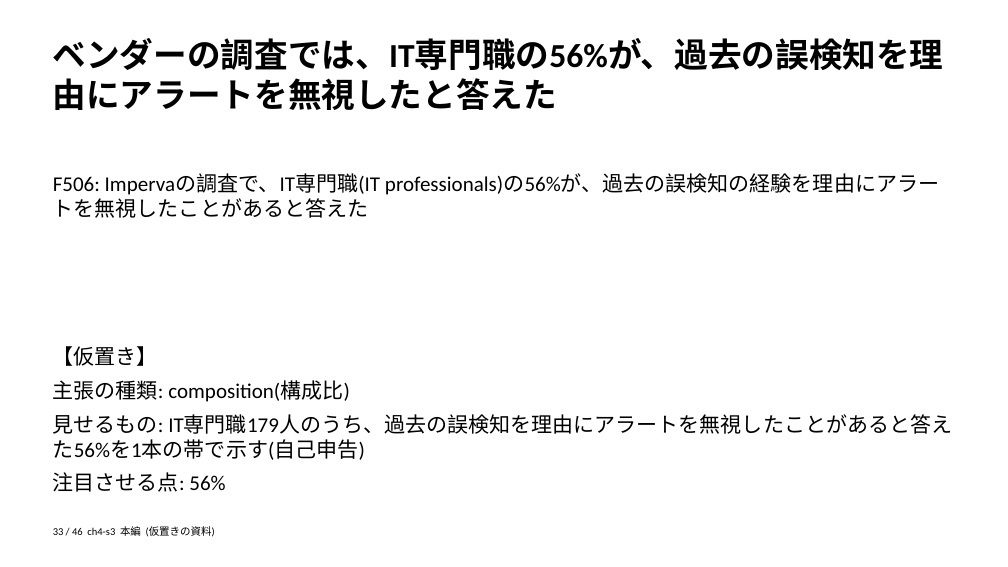
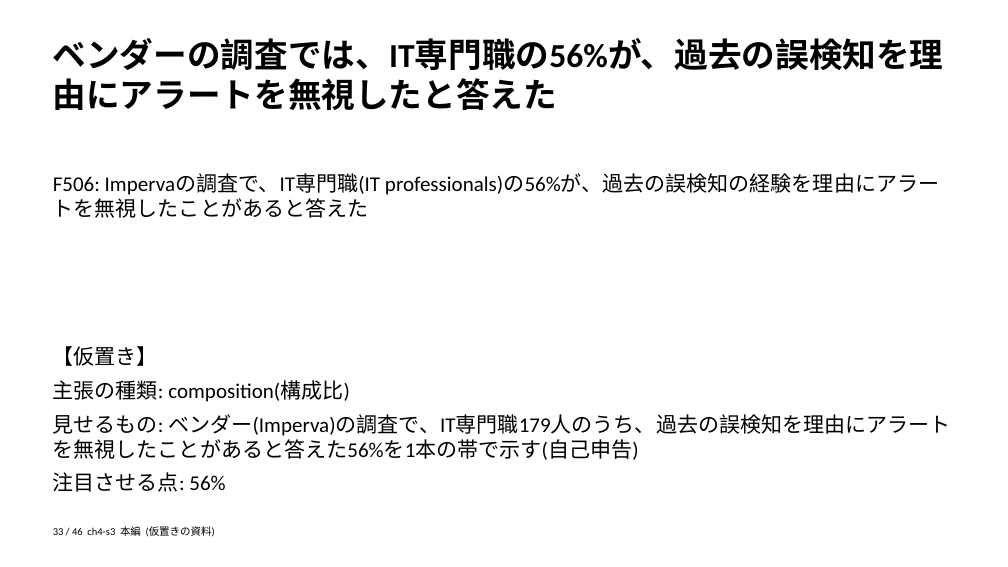
Before and after one commit to zyuuryuu/PPTX-Planner, a slide deck: slide 33 of trial/deck/preview/placeholder.pptx. Drawn at 1008x567 pixels with LibreOffice and Linux fonts; fonts in the diff are those of the drawing. Boxes give left, top, right and bottom in pixels: in the first picture for what was removed or moved away, otherwise in the second. Text is boxed around its words. In the diff, an @@ line names an element or a change of style, - is before the commit and + after.

```diff
--- a/trial/deck/preview/placeholder.pptx
+++ b/trial/deck/preview/placeholder.pptx
@@ text at [53, 414, 950, 460]: text changed @@
-見せるもの: IT専門職179人のうち、過去の誤検知を理由にアラートを無視したことがあると答えた56%を1本の帯で示す(自己申告)
+見せるもの: ベンダー(Imperva)の調査で、IT専門職179人のうち、過去の誤検知を理由にアラートを無視したことがあると答えた56%を1本の帯で示す(自己申告)
```
Also in this commit, not shown: 8 other slides changed, 4 other files.
